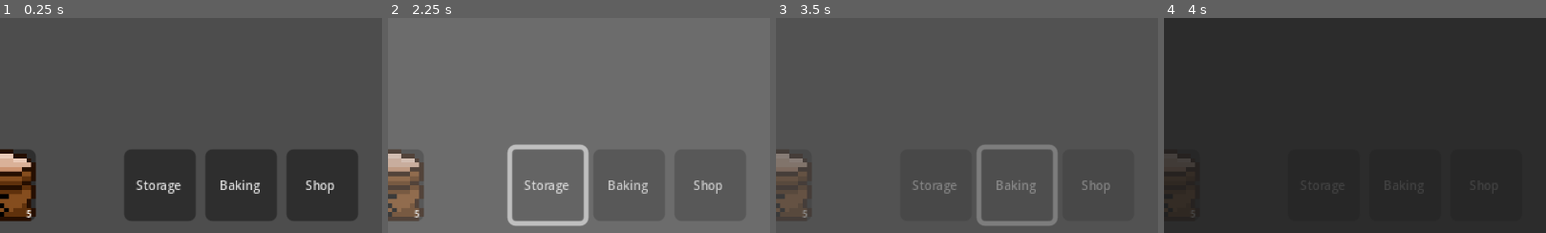
Above: before the commit, frames 1-4 (left to right).
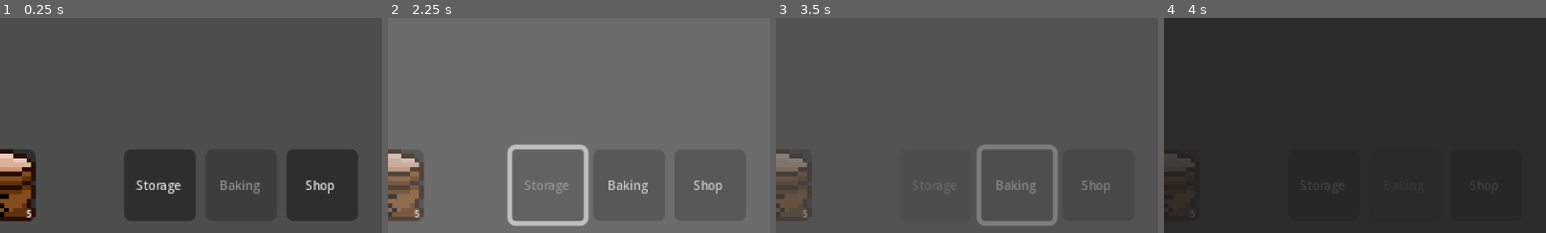
Above: after the commit, the same moments.

Repository: amusci/sweet-treat
Game: Godot game, scene res://Scenes/Areas/bakery_playground.tscn
Two runs of this game, one before a commit and one after it. Both use one fixed random seed, a clock stepped at 60 frames per second and the inputs below.
Inputs (mouse positions are % of the whole screen's width and height, from its top left):
- Up to frame 1 (0.25 s): no input
- Up to frame 2 (2.25 s): click "Storage" at 0.5 s; click (82, 89) at 1.25 s, where only the run before the commit has a clickable "Baking"; click (71, 89) at 2 s, where only the run before the commit has a clickable "Storage"
- Up to frame 3 (3.5 s): click "Baking" at 2.75 s
- Up to frame 4 (4 s): click "Shop" at 3.5 s
The pictures show only the part of the screen within x 50-100%, y 50-100%; the shares and areas given below are measured in that part.

The runs differ from the first frame. In frame 1, 0.2% of the frame differs, in the area x 57-68%, y 75-82%; in frame 2, 0.2%, in the area x 35-48%, y 75-82%; in frame 3, less than 0.1%; in frame 4, less than 0.1%.

Commit message:
SceneButtons now show what scene you are currently in
Disables the button if you are currently in that specific scene

Diff:
--- a/Scenes/SceneSwitching/scene_buttons.gd
+++ b/Scenes/SceneSwitching/scene_buttons.gd
@@ -1,35 +1,43 @@
 extends HBoxContainer
 
-
-func _ready():
-	call_deferred("restore_inventory")
-
-func restore_inventory():
-	# For the call_deferred
-	InventoryManager.restore_all_inventory_slots()
+@onready var storage_button = $StorageButton
+@onready var baking_button = $BakingButton
 
 func _on_baking_button_pressed():
-	# Baking Button Functionality
 	if _get_current_scene("res://Scenes/Areas/bakery_playground.tscn"):
-		return
+		return  # Do nothing if already in bakery
 
 	InventoryManager.save_all_inventory_slots()
 	TransitionScreen.transition()
-
 	await get_tree().create_timer(1).timeout
 	get_tree().change_scene_to_file("res://Scenes/Areas/bakery_playground.tscn")
 
 func _on_storage_button_pressed():
-	# Storage Button Functionality
 	if _get_current_scene("res://Scenes/Areas/storage_playground.tscn"):
-		return
+		return  # Do nothing if already in storage
+
 	InventoryManager.save_all_inventory_slots()
 	TransitionScreen.transition()
-
 	await get_tree().create_timer(1).timeout
 	get_tree().change_scene_to_file("res://Scenes/Areas/storage_playground.tscn")
+
+func _ready():
+	call_deferred("restore_inventory")
+	_update_button_states()  # Update buttons when scene loads
+
+func restore_inventory():
+	InventoryManager.restore_all_inventory_slots()
 
 func _get_current_scene(scene_path: String) -> bool:
 	# Helper function to return if we are trying to access the same scene we are in
 	var current_scene = get_tree().current_scene.scene_file_path
 	return current_scene == scene_path
+
+func _update_button_states():
+	# Disable the button for the current scene
+	if _get_current_scene("res://Scenes/Areas/bakery_playground.tscn"):
+		baking_button.disabled = true
+		storage_button.disabled = false
+	elif _get_current_scene("res://Scenes/Areas/storage_playground.tscn"):
+		storage_button.disabled = true
+		baking_button.disabled = false
